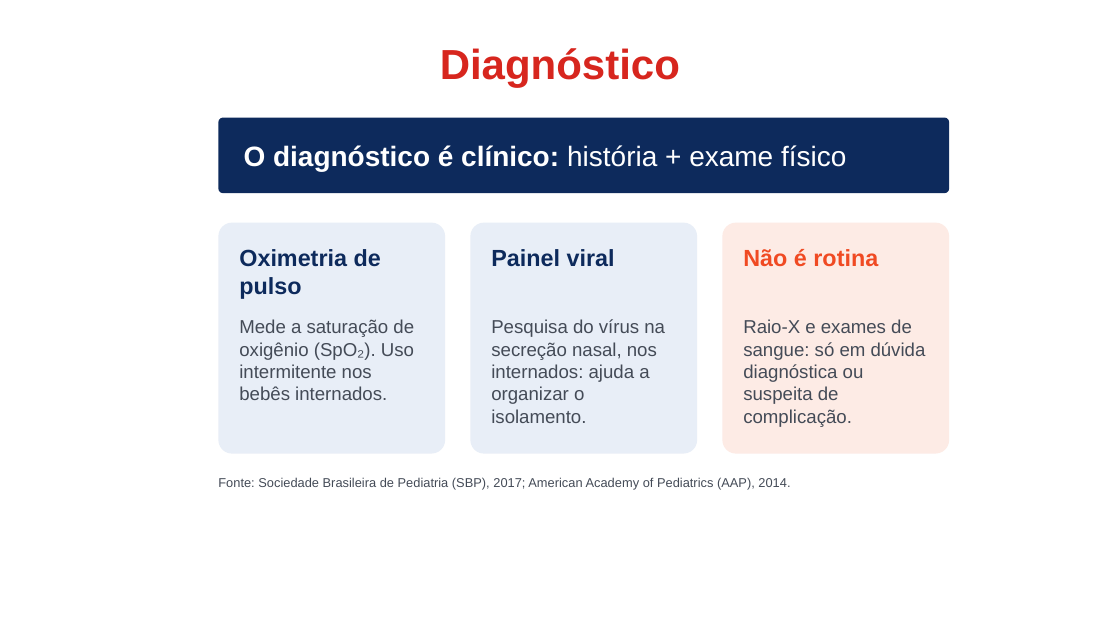
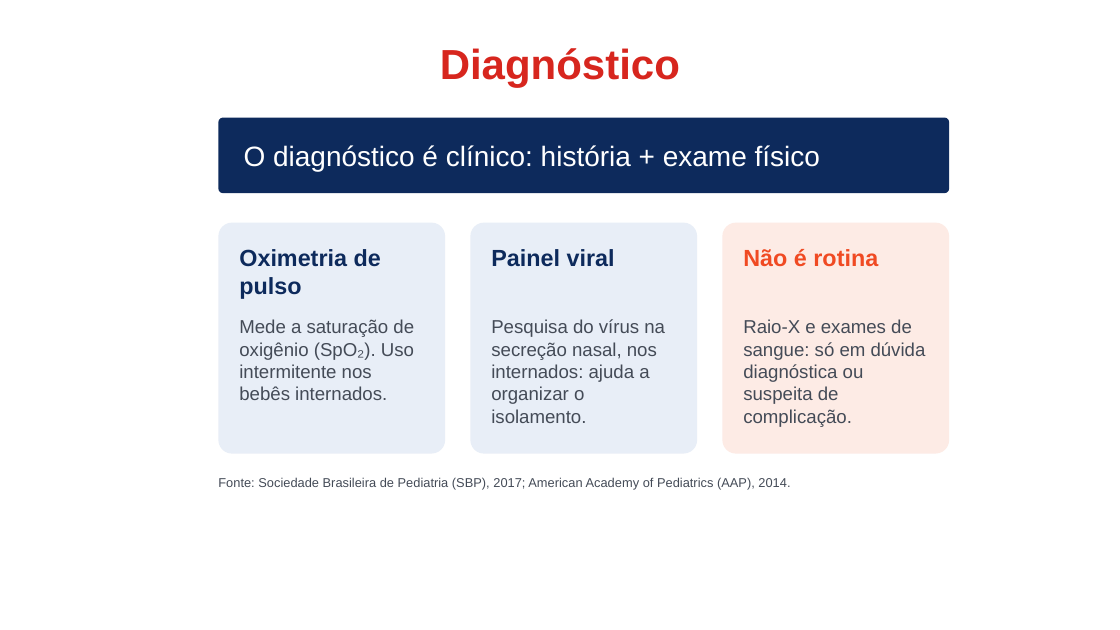
Before and after one commit to joaoantonio-hue/teste-claude, a slide deck: slide 1 of slides/Diagnostico_Tratamento.pptx. Drawn at 1120x630 pixels with LibreOffice and Linux fonts; fonts in the diff are those of the drawing; background and template pictures are left out. Boxes give left, top, right and bottom in pixels: in the first picture for what was removed or moved away, otherwise in the second. Text is boxed around its words. In the diff, an @@ line names an element or a change of style, - is before the commit and + after.

```diff
--- a/slides/Diagnostico_Tratamento.pptx
+++ b/slides/Diagnostico_Tratamento.pptx
@@ text "O diagnóstico é clínico: história ..." at <box>244,145,820,171</box>: bold off in "O diagnóstico é clínico:" @@
```
Also in this commit, not shown: 1 other slide changed.
